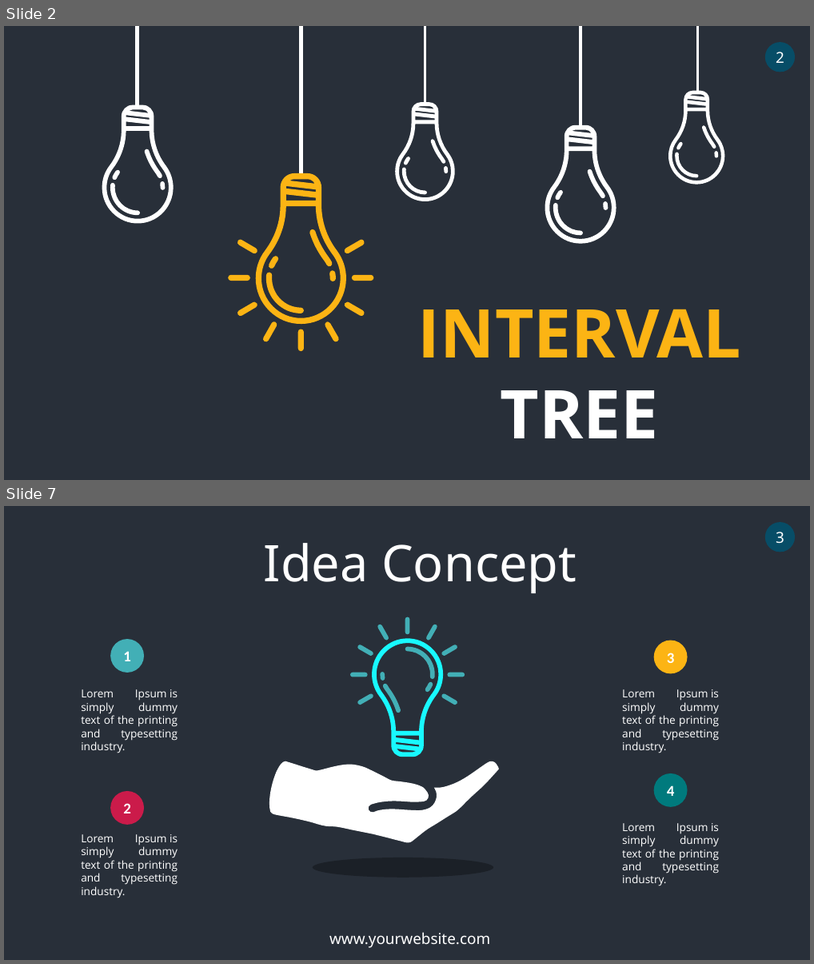
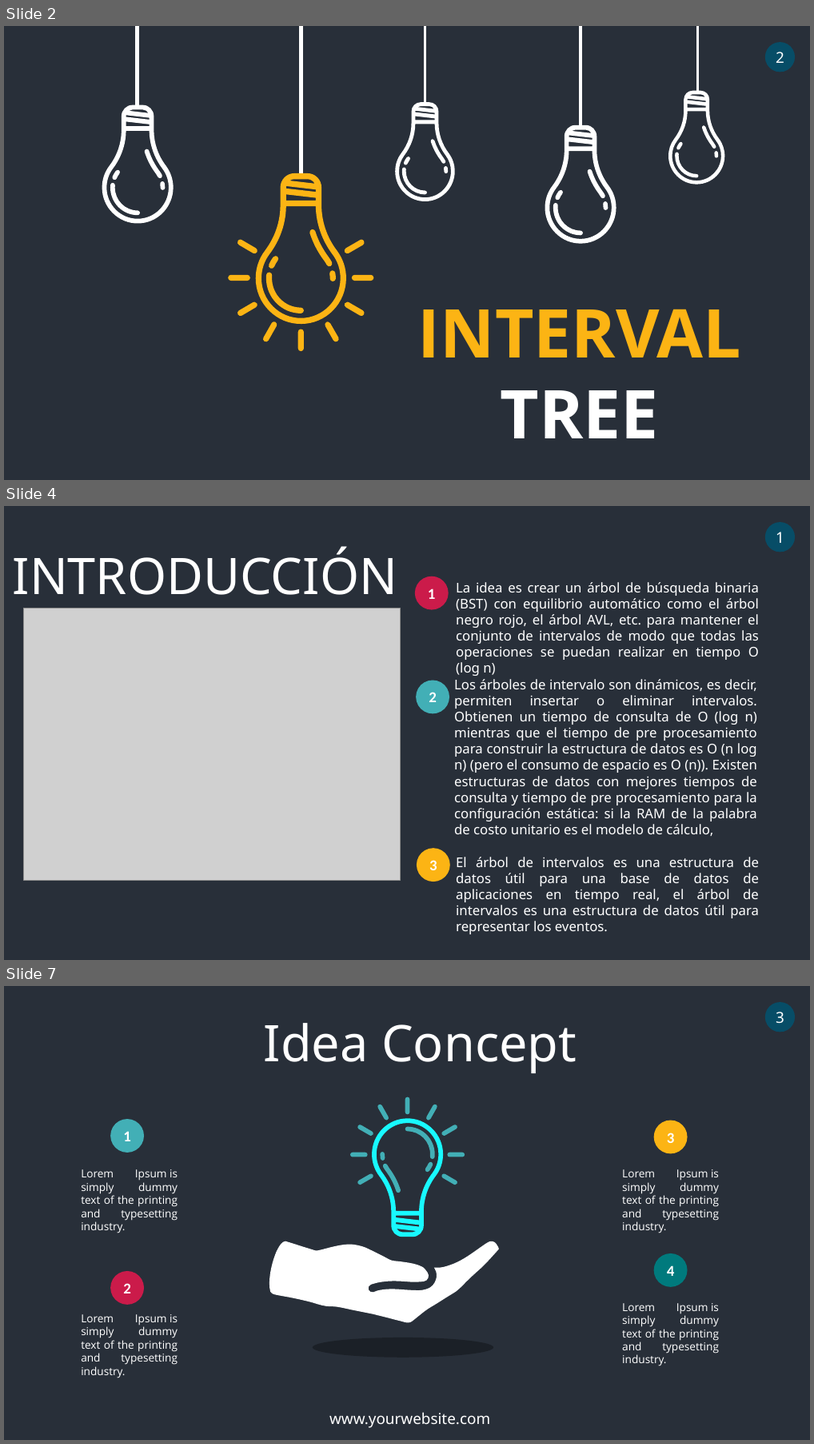
Before and after one commit to ElvisMinayaM/INTERVAL-TREE, a slide deck: INTERVAL TREE.pptx. Shown one above the other, each under a label of ours: slides 2 and 7 before the commit, slides 2, 4 and 7 after it; the slides between them are not shown. The pictures are 814x964 and 814x1444 pixels, drawn with LibreOffice and Linux fonts; fonts in the diff are those of the drawing; grey boxes stand for pictures. Boxes give left, top, right and bottom in pixels: in the first picture for what was removed or moved away, otherwise in the second. Text is boxed around its words. In the diff, an @@ line names an element or a change of style, - is before the commit and + after.

Commit message:
INTERVAL TREE PRESENTATION

```diff
--- a/INTERVAL TREE.pptx
+++ b/INTERVAL TREE.pptx
@@ slide 4 added at (x1=4, y1=506, x2=810, y2=960), background #282F39 @@
@@ ellipse added at (x1=766, y1=522, x2=795, y2=552), fill #074D67, 18 pt, text #FFFFFF @@
+1
@@ text added at (x1=13, y1=547, x2=398, y2=595), 60 pt, text #FFFFFF @@
+INTRODUCCIÓN
@@ ellipse added at (x1=415, y1=576, x2=449, y2=609), fill #CB1B4A, 18 pt, text #FFFFFF, bold @@
+1
@@ text added at (x1=456, y1=582, x2=759, y2=660), 16 pt, text #FFFFFF @@
+La idea es crear un árbol de búsqueda binaria (BST) con equilibrio automático como el árbol negro rojo, el árbol AVL, etc. para mantener el conjunto de intervalos de modo que todas las operaciones se puedan realizar en tiempo O (log n)
@@ picture added at (x1=24, y1=608, x2=401, y2=880) @@
@@ ellipse added at (x1=416, y1=680, x2=450, y2=713), fill #42AFB6, 18 pt, text #FFFFFF, bold @@
+2
@@ text added at (x1=454, y1=679, x2=758, y2=836), 16 pt, text #FFFFFF @@
+Los árboles de intervalo son dinámicos, es decir, permiten insertar o eliminar intervalos. Obtienen un tiempo de consulta de O (log n) mientras que el tiempo de pre procesamiento para construir la estructura de datos es O (n log n) (pero el consumo de espacio es O (n)). Existen estructuras de datos con mejores tiempos de consulta y tiempo de pre procesamiento para la configuración estática: si la RAM de la palabra de costo unitario es el modelo de cálculo,
@@ ellipse added at (x1=417, y1=848, x2=450, y2=881), fill #FCB414, 18 pt, text #FFFFFF, bold @@
+3
@@ text added at (x1=456, y1=856, x2=759, y2=934), 16 pt, text #FFFFFF @@
+El árbol de intervalos es una estructura de datos útil para una base de datos de aplicaciones en tiempo real, el árbol de intervalos es una estructura de datos útil para representar los eventos.
```
Also in this commit, not shown: 3 slides changed, 3 other slides added, 1 slide removed.
